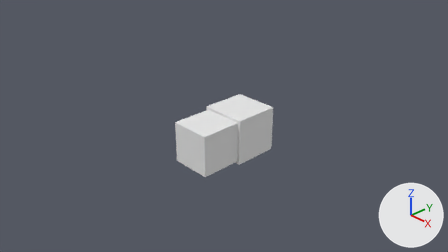
Renders of the Blender file blends/BlockBreaker.blend from each side of a commit.
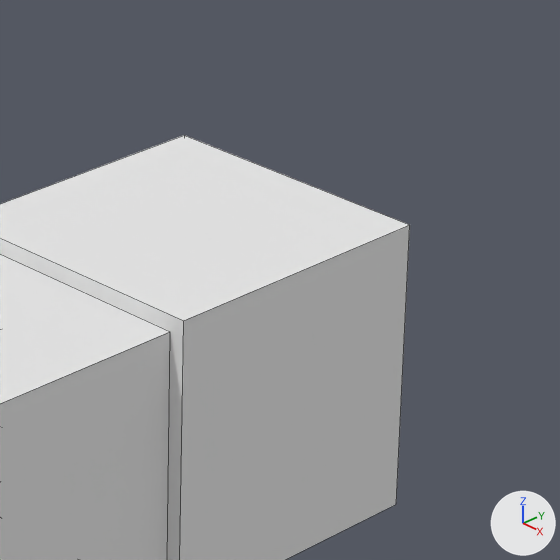
Old and new are each drawn from the file's camera 'Camera' and again close up on the part from 47% to 66% of the width and 29% to 62% of the height. The lights are fixed; the arrows at lower right show +X, +Y and +Z. The close-ups show mesh edges as thin lines.

Names of what the first close-up shows: 'BlockBreaker'.
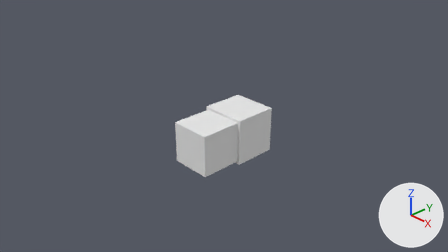
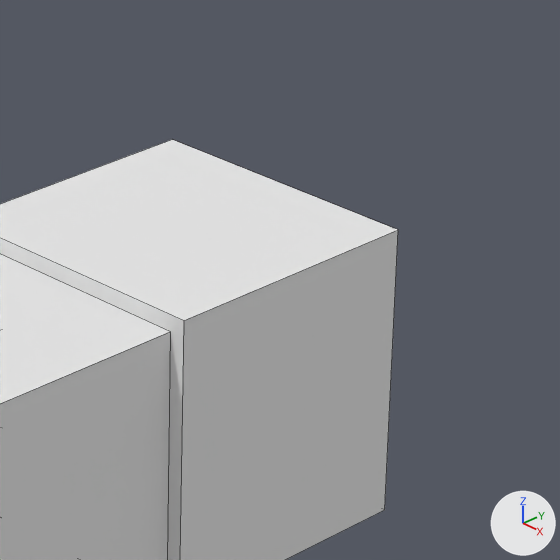
The newer file is also turned or shifted as a whole; pictures and numbers use the older file's frame.

Where the change shows, as pixel boxes (x1, y1, x2, y2) in the close-ups (560 x 560 px; the box of a moved part takes in the faces that stretch with it):
'BlockBreaker', reshaped
    before: (0, 135, 410, 560)
    after: (0, 140, 398, 560)
part 1 of me_cube_001, moved or reshaped
    both: (0, 254, 170, 560)
part 2 of me_cube_001, moved or reshaped
    before: (0, 135, 410, 560)
    after: (0, 140, 398, 560)

The change, as a list of edits to the scene's bpy script:
```text
Change me_cube_001:
    where me_cube_001.from_pydata(...)  # 80 vertices, 60 faces; spans x -0.56..0.56, y -0.5..1.62, z -0.56..0.56
    used by ob_blockbreaker; location = (0.0, 0.0, 0.0)
    me_cube_001 part 1: the loose piece of 8 vertices spanning x -0.5..0.5, y -0.5..0.5, z -0.5..0.5 is turned 180 degrees about the y axis through its middle
    me_cube_001 part 2: the loose piece of 8 vertices spanning x -0.56..0.56, y 0.5..1.62, z -0.56..0.56 is scaled about its middle by (-1, 0.944, -1), then moved by (0.0, -0.03, 0.0)
```
